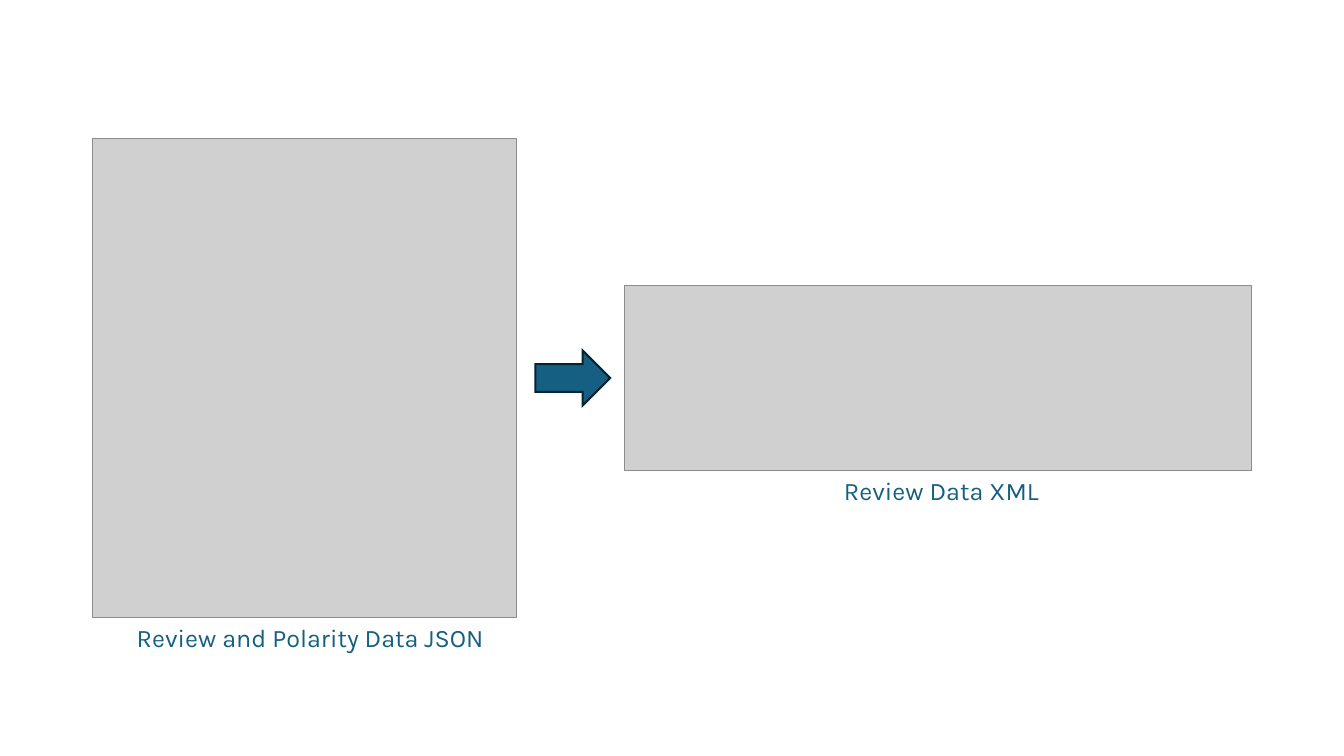
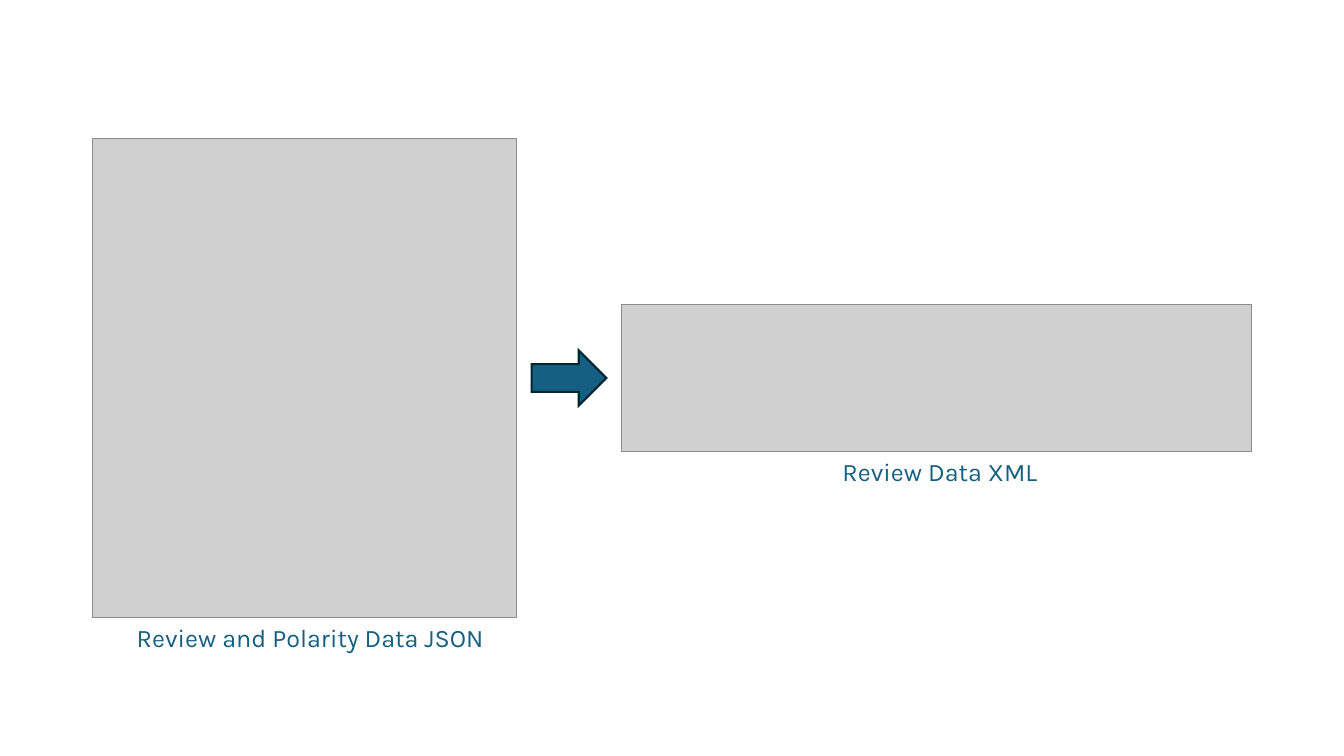
Before and after one commit to Bort1900/text-tech, a slide deck: slide 5 of Book Reviewscope.odp. Drawn at 1344x756 pixels with LibreOffice and Linux fonts; fonts in the diff are those of the drawing; grey boxes stand for pictures. Boxes give left, top, right and bottom in pixels: in the first picture for what was removed or moved away, otherwise in the second. Text is boxed around its words. In the diff, an @@ line names an element or a change of style, - is before the commit and + after.

```diff
--- a/Book Reviewscope.odp
+++ b/Book Reviewscope.odp
@@ picture: place and size @@
-picture at (625,286,1252,471)
+picture at (622,304,1252,452)
@@ freeform shape: place and size @@
-freeform shape at (535,351,610,406)
+freeform shape at (531,351,606,406)
@@ text "Review Data XML": place and size @@
-text "Review Data XML" at (844,482,1038,501)
+text "Review Data XML" at (842,463,1037,482)
```
Also in this commit, not shown: 2 other slides changed, 2 slides added, 1 slide removed.
